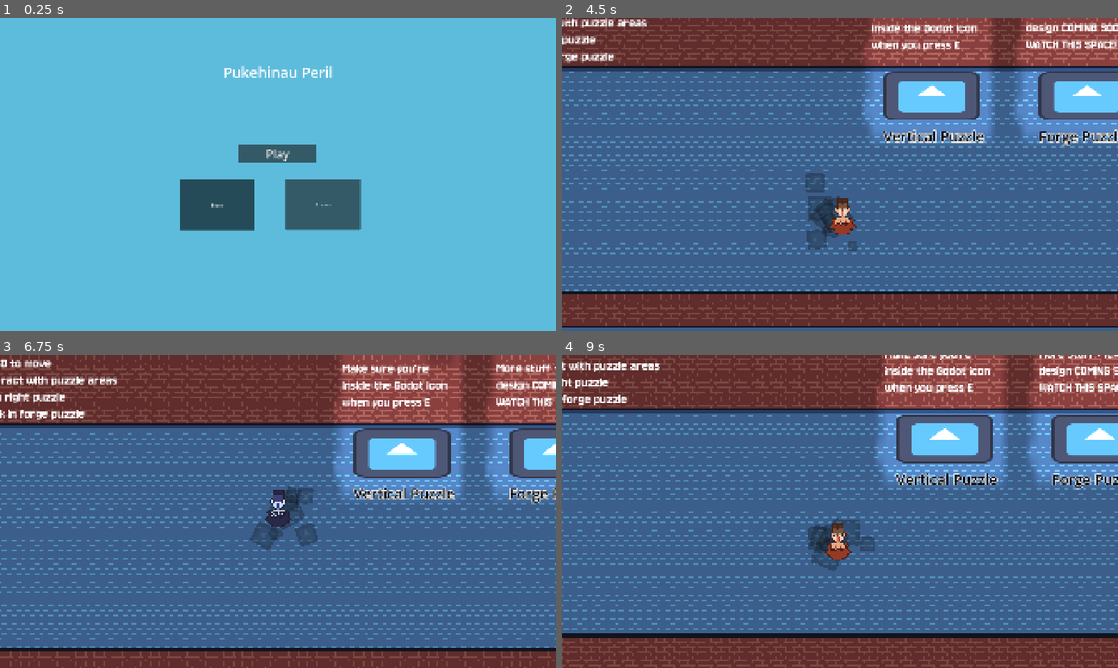
Above: before the commit, frames 1-4 (two rows, left to right).
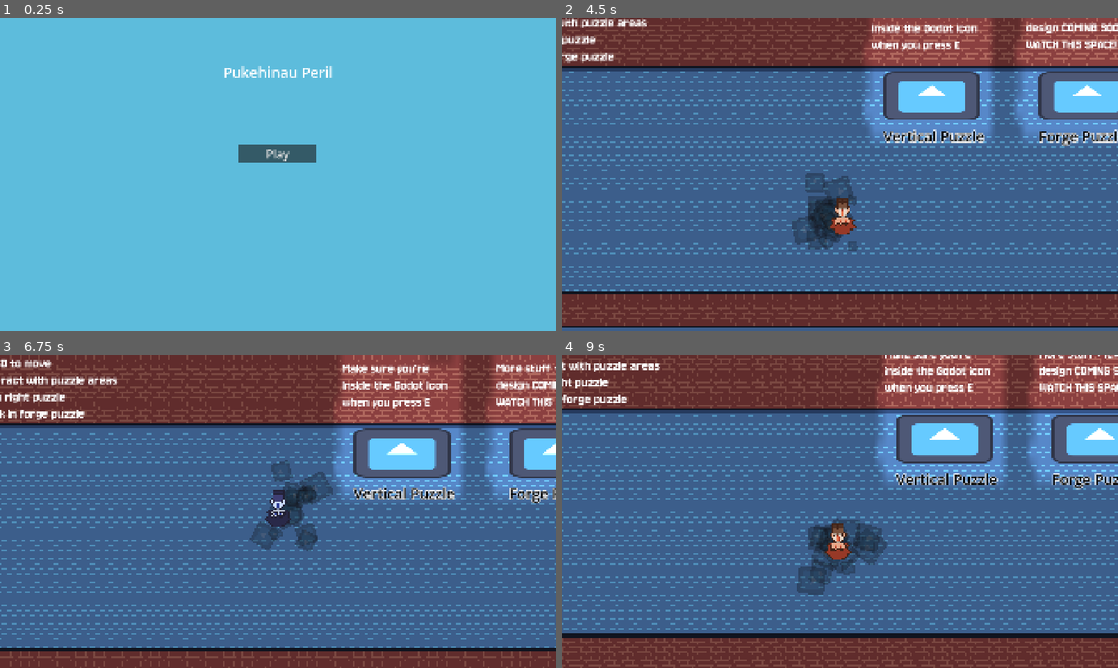
Above: after the commit, the same moments.

Repository: Exponential182/Pukehinau-Peril
Game: Godot game, scene res://prefabs/main_menu.tscn
The game is run twice, just before and just after one commit, with the same random seed, the same clock (stepped at 60 frames per second) and the same inputs. The engine's default icon, where the game draws it, is replaced by a stand-in: a white triangle on a blue panel in a dark square.
Inputs (mouse positions are in pixels of both pictures, inside the frame that each line leads up to):
- Up to frame 1 (0.25 s): no input
- Up to frame 2 (4.5 s): click (778, 205) at 0.5 s, where only the run before the commit has a clickable "Brain"; click (884, 205) at 1.25 s, where only the run before the commit has a clickable "Brawn"; click "Play" at 2 s; tap E (interact) at 2.75, 2.85, 3.5, 4.25 s; move the mouse to (962, 158) at 2.77 s; hold D (right) 2.78-3.53 s; move the mouse to (728, 190) at 3.52 s; hold S (down) 3.53-4.28 s; click (728, 190) at 3.6 s; move the mouse to (895, 105) at 4.27 s; hold D (right) from 4.28 s (still down); tap Space (smack) at 4.35 s
- Up to frame 3 (6.75 s): tap E (interact) at 5, 5.1, 5.75, 6.5 s; move the mouse to (250, 574) at 5.02 s; release D (right) at 5.03 s; hold W (up) 5.03-5.78 s; move the mouse to (444, 558) at 5.77 s; press the mouse at (444, 558) at 5.78 s; hold A (left) from 5.78 s (still down); move the mouse to (111, 464) at 6.52 s; release the mouse at (111, 464) at 6.53 s; tap Space (smack) at 6.6 s
- Up to frame 4 (9 s): move the mouse to (867, 511) at 7.27 s; release A (left) at 7.28 s; hold S (down) 7.28-8.03 s; tap E (interact) at 7.35 s; move the mouse to (756, 433) at 8.02 s; hold D (right) 8.03-8.78 s; click (756, 433) at 8.1 s; move the mouse to (962, 495) at 8.77 s; hold W (up) from 8.78 s (still down); tap Space (smack) at 8.85 s

The runs differ from the first frame. In frame 1, 4.5% of the frame differs, in the area x 32-65%, y 51-68%; in frame 2, 0.9%; in frame 3, 0.9%; in frame 4, 1.3%.

Commit message:
swapping people commits

Diff:
--- a/prefabs/explosion.tscn
+++ b/prefabs/explosion.tscn
@@ -1,6 +1,7 @@
 [gd_scene format=3 uid="uid://dndpx1jwwsrt2"]
 
 [ext_resource type="Texture2D" uid="uid://s77k0b2l8vlc" path="res://icon.svg" id="1_psxt3"]
+[ext_resource type="Script" uid="uid://bs8f7igsabebu" path="res://scripts/explosion.gd" id="2_ah2ku"]
 
 [sub_resource type="Gradient" id="Gradient_psxt3"]
 offsets = PackedFloat32Array(0, 0.4021739, 0.5543478, 1)
@@ -24,8 +25,12 @@
 
 [node name="explosion_particles" type="GPUParticles2D" unique_id=406331604]
 emitting = false
+amount = 16
 texture = ExtResource("1_psxt3")
 one_shot = true
 explosiveness = 1.0
 randomness = 1.0
 process_material = SubResource("ParticleProcessMaterial_ah2ku")
+script = ExtResource("2_ah2ku")
+
+[connection signal="finished" from="." to="." method="_on_finished"]
--- a/prefabs/main_menu.tscn
+++ b/prefabs/main_menu.tscn
@@ -6,14 +6,6 @@
 
 func _on_start_button_pressed() -> void:
 	get_tree().change_scene_to_file(\"res://prefabs/main_level.tscn\")
-
-
-func _on_brain_button_pressed() -> void:
-	$brawn_button.button_pressed = false
-
-
-func _on_brawn_button_pressed() -> void:
-	$brain_button.button_pressed = false
 "
 
 [sub_resource type="LabelSettings" id="LabelSettings_1n3ne"]
@@ -51,25 +43,4 @@
 theme_override_font_sizes/font_size = 40
 text = "Play"
 
-[node name="brain_button" type="Button" parent="." unique_id=1673046577]
-layout_mode = 0
-offset_left = 620.0
-offset_top = 558.0
-offset_right = 880.0
-offset_bottom = 733.0
-toggle_mode = true
-button_pressed = true
-text = "Brain"
-
-[node name="brawn_button" type="Button" parent="." unique_id=514390731]
-layout_mode = 0
-offset_left = 985.0
-offset_top = 557.0
-offset_right = 1245.0
-offset_bottom = 732.0
-toggle_mode = true
-text = "Brawn"
-
 [connection signal="pressed" from="start_button" to="." method="_on_start_button_pressed"]
-[connection signal="pressed" from="brain_button" to="." method="_on_brain_button_pressed"]
-[connection signal="pressed" from="brawn_button" to="." method="_on_brawn_button_pressed"]
--- a/prefabs/player.tscn
+++ b/prefabs/player.tscn
@@ -90,7 +90,7 @@
 scale = Vector2(2, 2)
 sprite_frames = SubResource("SpriteFrames_jxr24")
 animation = &"brawn"
-frame_progress = 0.2150512
+frame_progress = 0.5315656
 flip_v = true
 
 [node name="player_camera" type="Camera2D" parent="." unique_id=1241364279]
--- /dev/null
+++ b/scripts/explosion.gd
@@ -0,0 +1,6 @@
+extends GPUParticles2D
+
+
+
+func _on_finished() -> void:
+	self.queue_free()
Not shown, added: scripts/explosion.gd.uid
